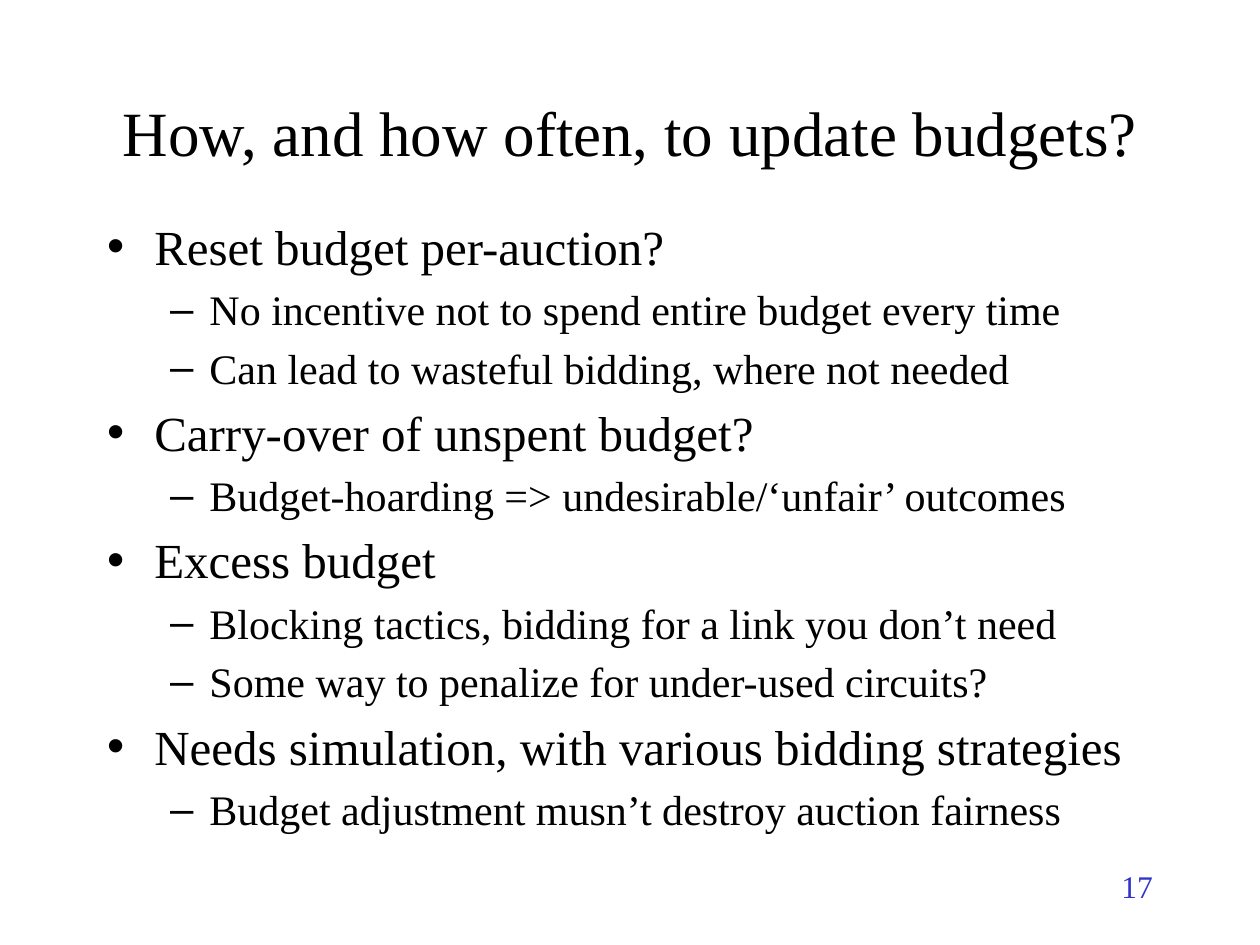
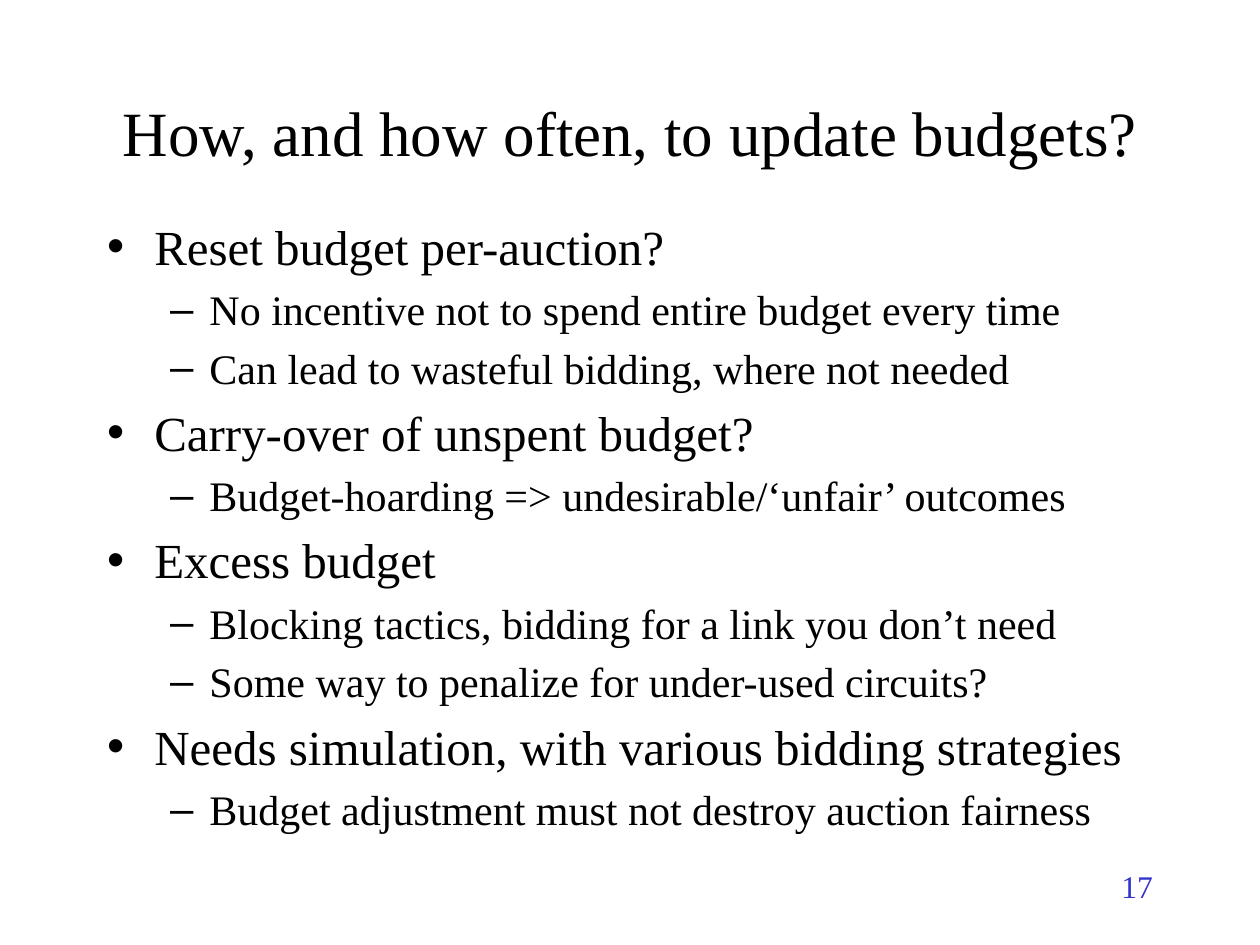
Before and after one commit to TonyWildish/P2P-Auction, a slide deck: slide 17 of Slides/PSP-2.pptx. Drawn at 1260x945 pixels with LibreOffice and Linux fonts; fonts in the diff are those of the drawing. Boxes give left, top, right and bottom in pixels: in the first picture for what was removed or moved away, otherwise in the second. Text is boxed around its words. In the diff, an @@ line names an element or a change of style, - is before the commit and + after.

```diff
--- a/Slides/PSP-2.pptx
+++ b/Slides/PSP-2.pptx
@@ text at [209, 795, 1091, 834]: text changed @@
-  – Budget adjustment musn’t destroy auction fairness
+  – Budget adjustment must not destroy auction fairness
```
Also in this commit, not shown: 3 other slides changed, 1 other file.
